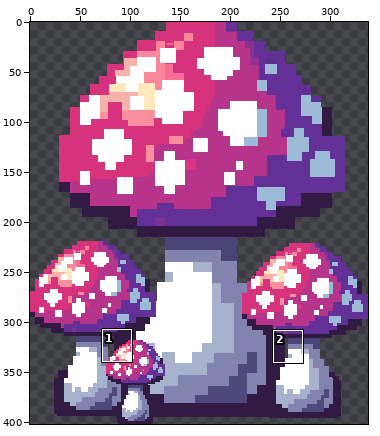
A sprite sheet gets an edit: Assets/Aseprite/Misc/mushroom.png. Above, an overview of the earlier version with the close-up marked.
Close-up. Before the commit:
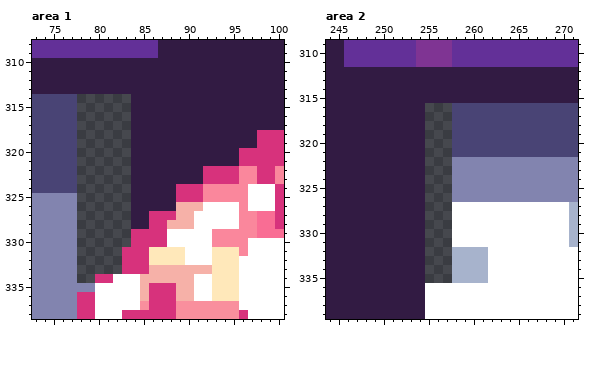
The file is 338x402 pixels. Colours within 5 levels of each other are drawn and written as one. Shown: area 1: x 73..100, y 308..338; area 2: x 244..271, y 309..339.
Once edited:
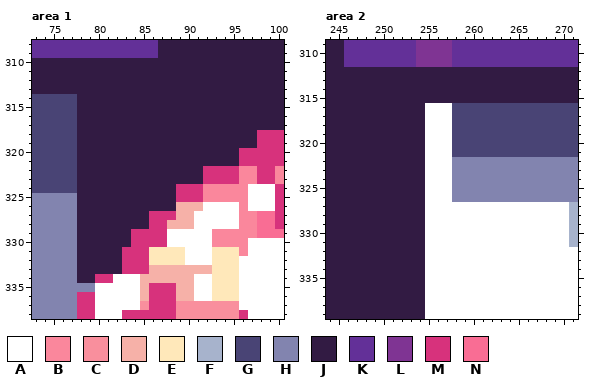
Palette (. is transparent): A #ffffff  B #fa879c  C #f98f9d  D #f6b1a8  E #ffe8ba  F #a7b3cc  G #494475  H #8284af  J #321b43  K #633098  L #7f3493  M #d7327c  N #f96d94
Changes in this commit:
Area 1:
The author put colour J in rows 314 to 330 at x 78 to 83; in rows 331 to 333 at x 78 to 82; in row 334 at x 78 to 79.
Area 2:
The author put colour A in rows 316 to 335 at x 255 to 257.
Colour F becomes colour A in rows 332 to 335 at x 258 to 261.
Pixel boxes of the changes (left, top, right, bottom) in both close-ups:
added: (77, 94, 131, 283)
changed: (425, 103, 488, 283)
